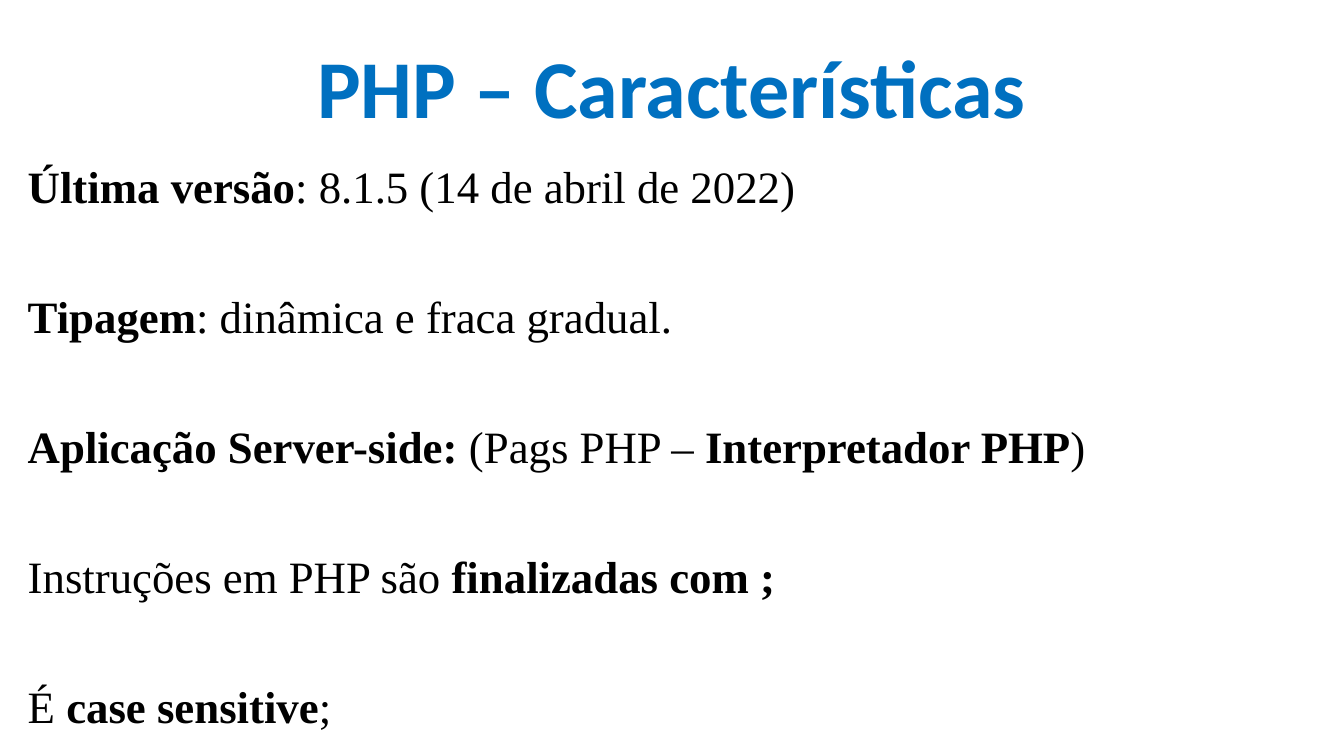
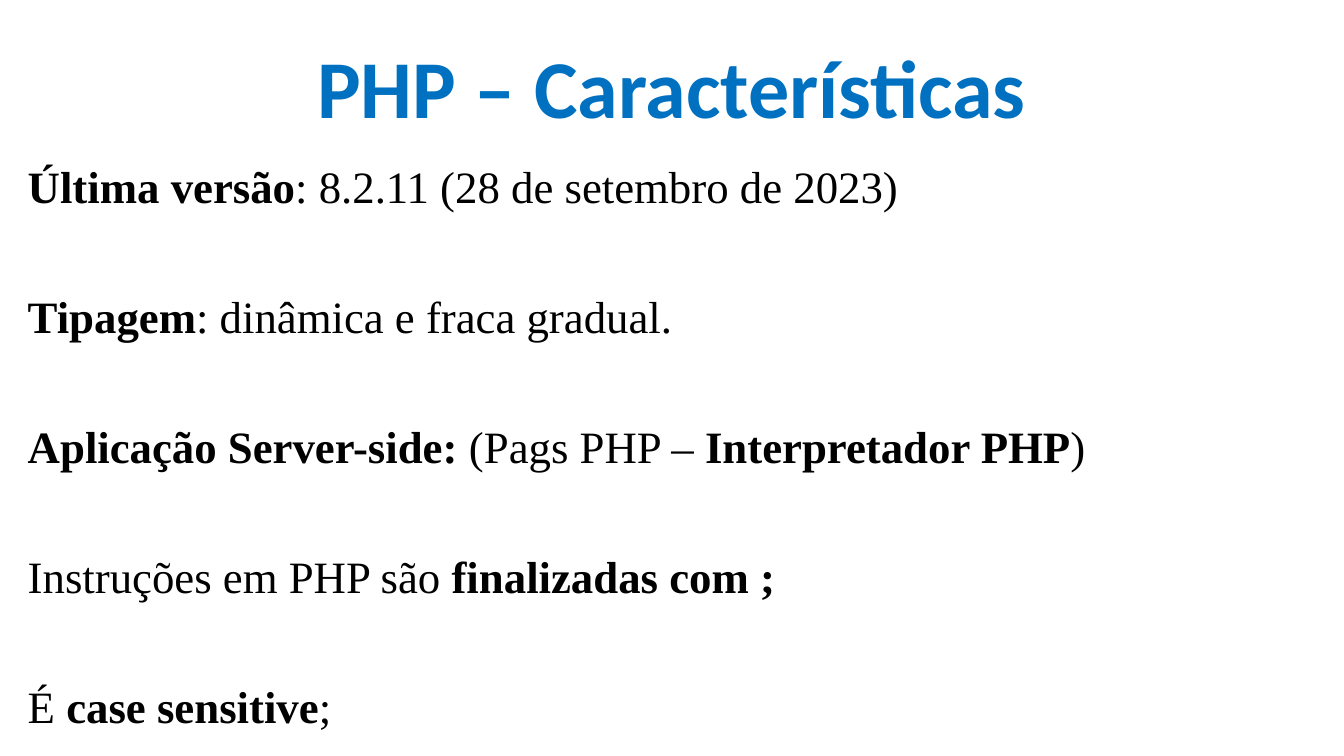
Before and after one commit to CloudEducationBrazil/WydenDesenvolvimentoWebPHP, a slide deck: slide 9 of 01 Classes/Aula 12 e 13 Desenvolvimento Web PHP - PHP.pptx. Drawn at 1344x756 pixels with LibreOffice and Linux fonts; fonts in the diff are those of the drawing; background and template pictures are left out. Boxes give left, top, right and bottom in pixels: in the first picture for what was removed or moved away, otherwise in the second. Text is boxed around its words. In the diff, an @@ line names an element or a change of style, - is before the commit and + after.

```diff
--- a/01 Classes/Aula 12 e 13 Desenvolvimento Web PHP - PHP.pptx
+++ b/01 Classes/Aula 12 e 13 Desenvolvimento Web PHP - PHP.pptx
@@ text at [28, 169, 898, 213]: text changed @@
-Última versão: 8.1.5 (14 de abril de 2022)
+Última versão: 8.2.11 (28 de setembro de 2023)
```
Also in this commit, not shown: 6 other slides changed.
